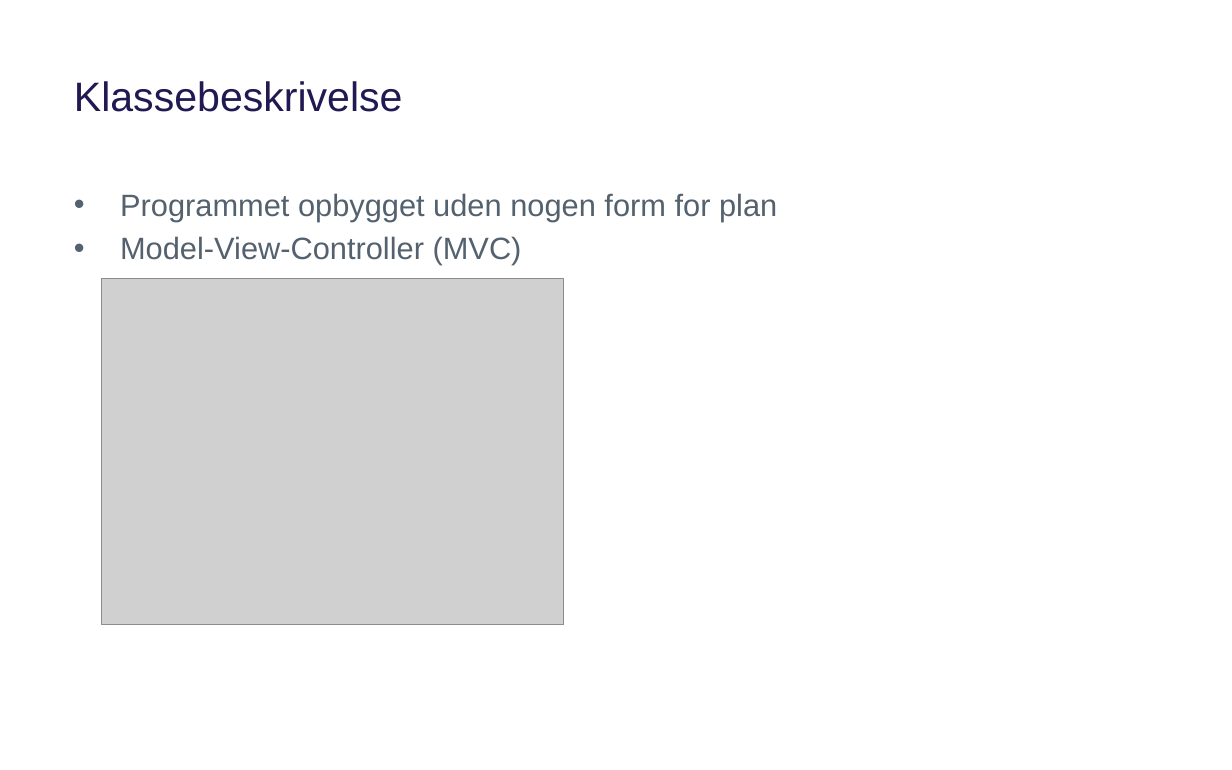
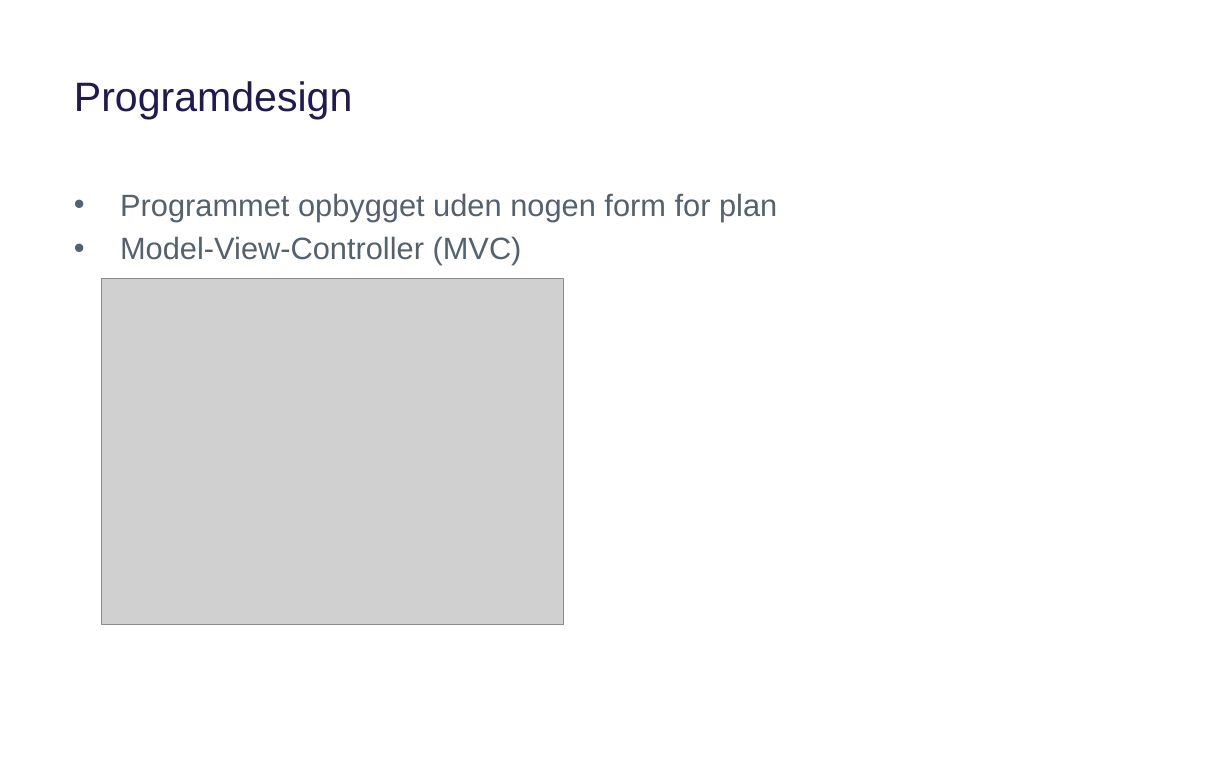
Before and after one commit to Haurum/P2, a slide deck: slide 15 of PP OT.pptx. Drawn at 1232x770 pixels with LibreOffice and Linux fonts; fonts in the diff are those of the drawing; grey boxes stand for pictures; background and template pictures are left out. Boxes give left, top, right and bottom in pixels: in the first picture for what was removed or moved away, otherwise in the second. Text is boxed around its words. In the diff, an @@ line names an element or a change of style, - is before the commit and + after.

```diff
--- a/PP OT.pptx
+++ b/PP OT.pptx
@@ title at <box>74,81,352,119</box>: text changed @@
-Klassebeskrivelse
+Programdesign
```
Also in this commit, not shown: 2 other slides changed.
